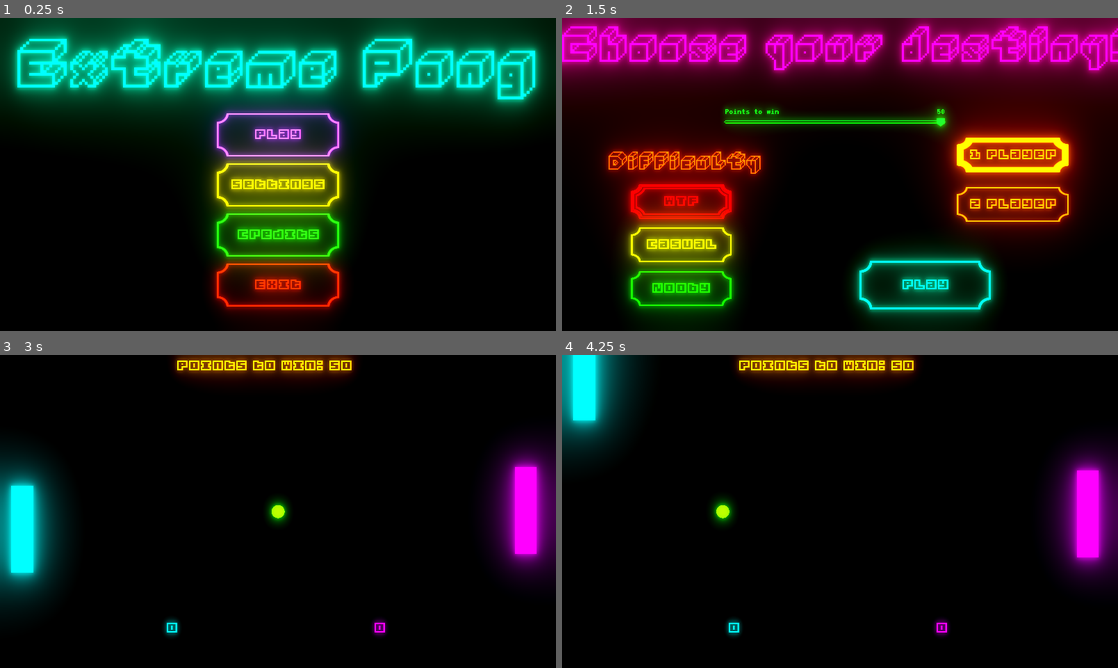
Above: before the commit, frames 1-4 (two rows, left to right).
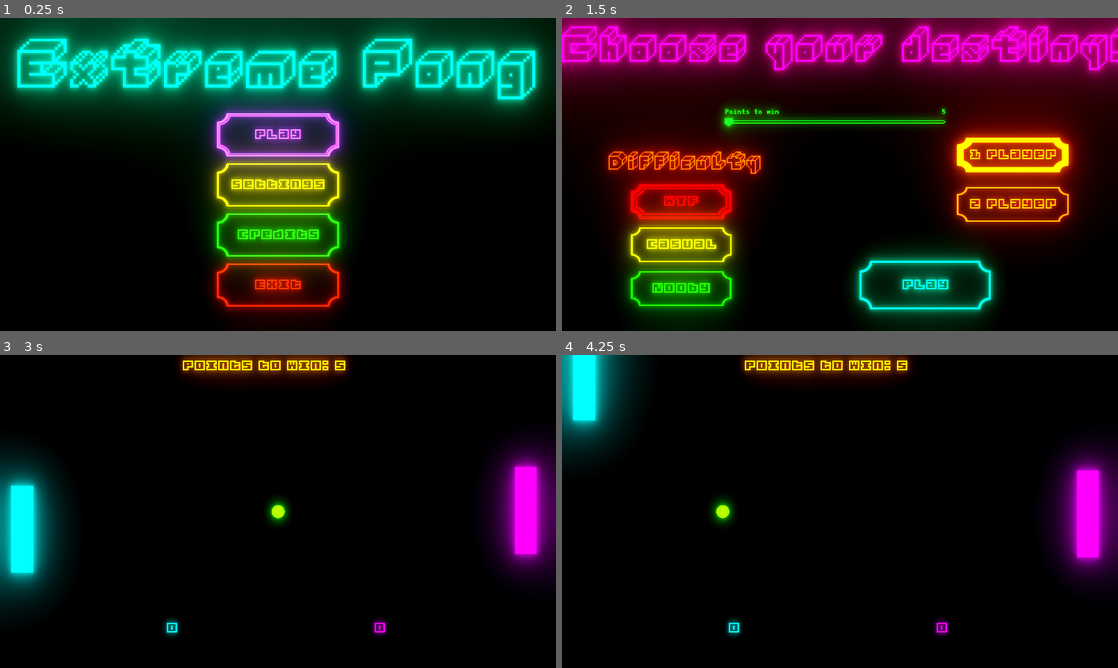
Above: after the commit, the same moments.

Repository: swip3798/ExtremePong
Game: Godot game, scene res://Objects/Main Menu.tscn
Same seed, same stepped clock (60 frames per second), same inputs: the game is played once before the commit and once after it.
Inputs (mouse positions are in pixels of both pictures, inside the frame that each line leads up to):
- Up to frame 1 (0.25 s): no input
- Up to frame 2 (1.5 s): click "Play" at 0.5 s; click "1 Player" at 1.25 s
- Up to frame 3 (3 s): click "1 Player" at 2 s; click "Play" at 2.75 s
- Up to frame 4 (4.25 s): move the mouse to (962, 495) at 3.52 s; hold W (ui_up) from 3.53 s (still down); click (962, 495) at 3.67 s

The runs differ from the first frame. In frame 1, 1.4% of the frame differs, in the area x 38-62%, y 30-45%; in frame 2, 0.5%; in frame 3, 0.9%; in frame 4, 0.9%.

Commit message:
Improved controller support in menus, improved ball physics

Diff:
--- a/Objects/Ball.gd
+++ b/Objects/Ball.gd
@@ -30,8 +30,10 @@
 	set_position(get_position() + step)
 	if get_position()[1] < 0:
 		set_position(Vector2(get_position()[0], 5))
-	if get_position()[1] > ProjectSettings.get_setting("globals/height"):
+		speed[1] = abs(speed[1])
+	elif get_position()[1] > ProjectSettings.get_setting("globals/height"):
 		set_position(Vector2(get_position()[0], ProjectSettings.get_setting("globals/height") - 5))
+		speed[1] = -abs(speed[1])
 
 
 func _on_Area2D_area_entered(area):
--- a/Objects/Main Menu.gd
+++ b/Objects/Main Menu.gd
@@ -13,7 +13,7 @@
 	get_node("PlayButton").focus_mode = get_node("PlayButton").FOCUS_ALL
 	get_node("Settings").focus_mode = get_node("Settings").FOCUS_ALL
 	get_node("Exit").focus_mode = get_node("Exit").FOCUS_ALL
-	grab_focus()
+	get_node("PlayButton").grab_focus()
 
 
 func _on_Main_Menu_gui_input(ev):
--- a/Objects/Selection Screen.gd
+++ b/Objects/Selection Screen.gd
@@ -19,7 +19,7 @@
 			get_node("Casual").pressed = true
 		else:
 			get_node("WTF").pressed = true
-	grab_focus()
+	get_node("Play").grab_focus()
 
 func _process(delta):
 	if Input.is_action_pressed("ui_move_back"):
--- a/Objects/Selection Screen.tscn
+++ b/Objects/Selection Screen.tscn
@@ -9,7 +9,7 @@
 [ext_resource path="res://Objects/RetroButton.tscn" type="PackedScene" id=7]
 [ext_resource path="res://res/Subtitle.tres" type="DynamicFont" id=8]
 
-[node name="Selection Screen" type="Control"]
+[node name="Selection Screen" type="Control" index="0"]
 
 anchor_left = 0.0
 anchor_top = 0.0
--- a/Objects/Win Screen.tscn
+++ b/Objects/Win Screen.tscn
@@ -14,6 +14,10 @@
 anchor_bottom = 1.0
 rect_pivot_offset = Vector2( 0, 0 )
 rect_clip_content = false
+focus_neighbour_left = NodePath("Back")
+focus_neighbour_top = NodePath("Back")
+focus_neighbour_right = NodePath("Back")
+focus_neighbour_bottom = NodePath("Back")
 focus_next = NodePath("Back")
 focus_previous = NodePath("Back")
 focus_mode = 2
--- a/project.godot
+++ b/project.godot
@@ -35,10 +35,10 @@
 powerfactor=7.4
 ai_difficulty=2
 ai_enabled=true
-ptw=50.0
+ptw=5.0
 width=1280
 height=720
-winner="Player 1"
+winner="Player 2"
 glow=true
 fullscreen=false
 vsync=true
Not shown, changed: assets/grabber highlight.png.import
Not shown, changed: assets/togglebutton_hover.png.import
Not shown, changed: splash_screen.png.import
